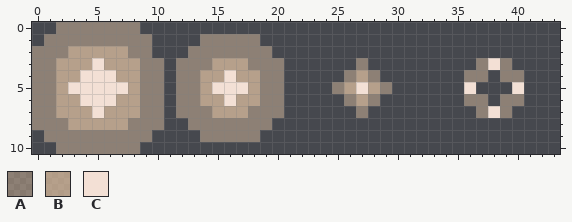
Pixel-art sprite: Assets/Art/Animations/Mobs/Mob_2L_Poof.png. The picture above is the old version.
The file is 44x11 pixels.
Palette (. is transparent): A #eeccaa6c  B #eeccaaaa  C #f3e0d5
Pixels before, first column x 0:
 0 ..AAAAAAA................................
 1 .AAAAAAAAA....AAAAA......................
 2 AAABBBBBAA...AAAAAAA.....................
 3 AABBBCBBBAA.AAABBBAAA......A.........ACA.
 4 AABBCCCBBAA.AABBCBBAA.....ABA.......AA.AA
 5 AABCCCCCBAA.AABCCCBAA....ABCBA......C...C
 6 AABBCCCBBAA.AABBCBBAA.....ABA.......AA.AA
 7 AABBBCBBBAA.AAABBBAAA......A.........ACA.
 8 AAABBBBBAAA..AAAAAAA.....................
 9 .AAAAAAAAA....AAAAA......................
10 ..AAAAAAA................................
And afterwards:
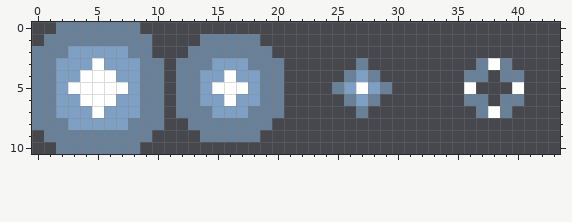
What changed:
colour A: #eeccaa6c -> #99ccff6c
colour B: #eeccaaaa -> #99ccffaa
colour C: #f3e0d5 -> #ffffff
Changed places in both pictures, as pixel boxes (x1, y1, x2, y2):
changed: (32, 22, 284, 154)
changed: (332, 58, 392, 118)
changed: (464, 58, 524, 118)
